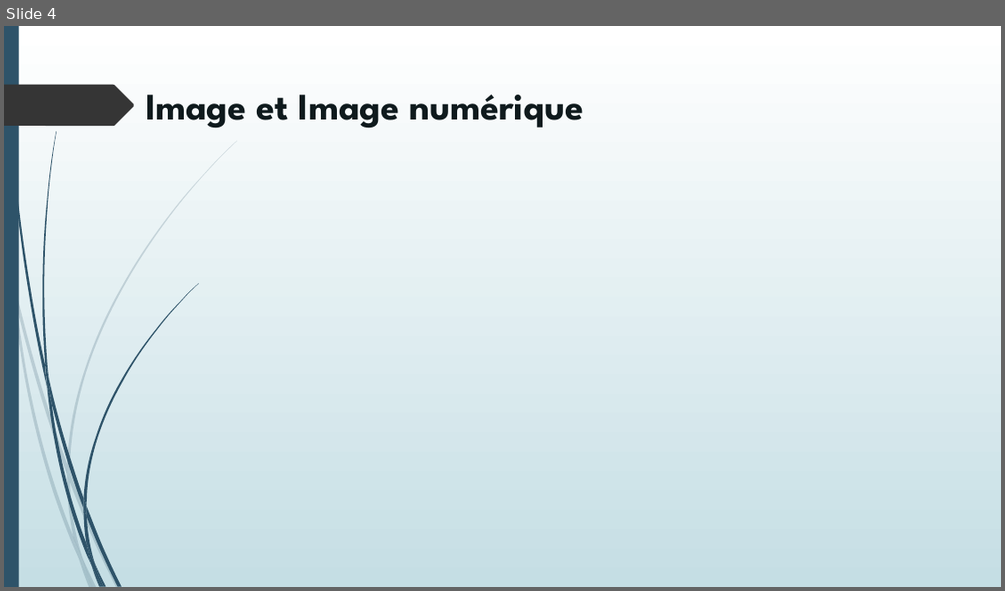
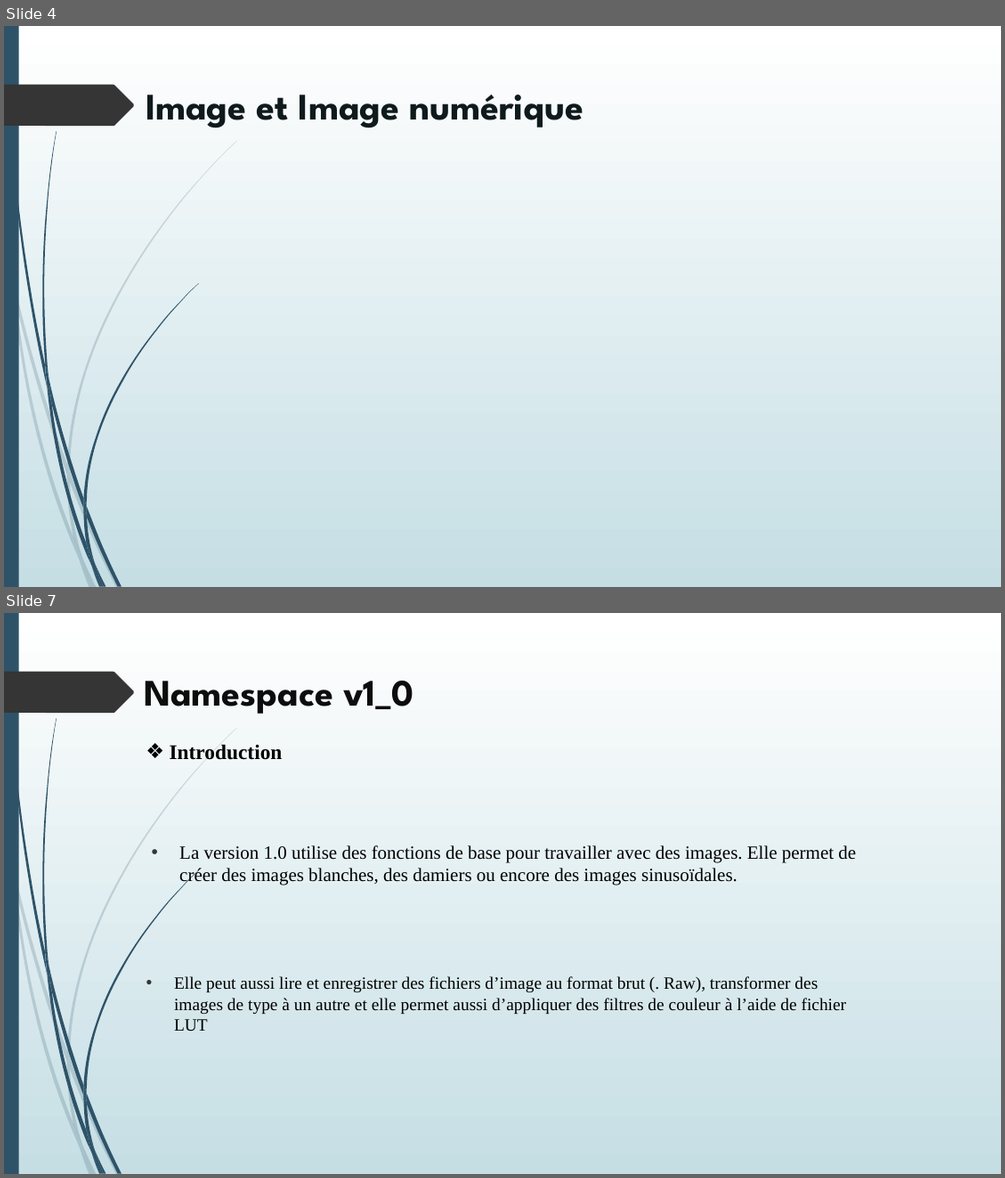
Before and after one commit to lyeslehara1996/TER, a slide deck: Présentation TER.pptx. Shown one above the other, each under a label of ours: slide 4 before the commit, slides 4 and 7 after it; the slides between them are not shown. The pictures are 1005x591 and 1005x1178 pixels, drawn with LibreOffice and Linux fonts; fonts in the diff are those of the drawing. Boxes give left, top, right and bottom in pixels: in the first picture for what was removed or moved away, otherwise in the second. Text is boxed around its words. In the diff, an @@ line names an element or a change of style, - is before the commit and + after.

```diff
--- a/Présentation TER.pptx
+++ b/Présentation TER.pptx
@@ slide 7 added at [4, 613, 1001, 1174], background gradient #FFFFFF to #C5DEE5; not listed: 24 template elements that a slide beside it also shows @@
@@ title added at [144, 680, 413, 714], 36 pt, text #0D0D0D, bold @@
+Namespace v1_0
@@ text added at [170, 744, 283, 760], 20 pt, text #000000, bold @@
+❖ Introduction
@@ text added at [179, 845, 856, 885], 18 pt, text #000000 @@
+• La version 1.0 utilise des fonctions de base pour travailler avec des images. Elle permet de créer des images blanches, des damiers ou encore des images sinusoïdales.
@@ text added at [174, 976, 847, 1030], 16.6 pt, text #000000 @@
+• Elle peut aussi lire et enregistrer des fichiers d’image au format brut (. Raw), transformer des images de type à un autre et elle permet aussi d’appliquer des filtres de couleur à l’aide de fichier LUT
```
Also in this commit, not shown: 4 slides changed, 9 other slides added, 3 slides removed, 1 other file.
